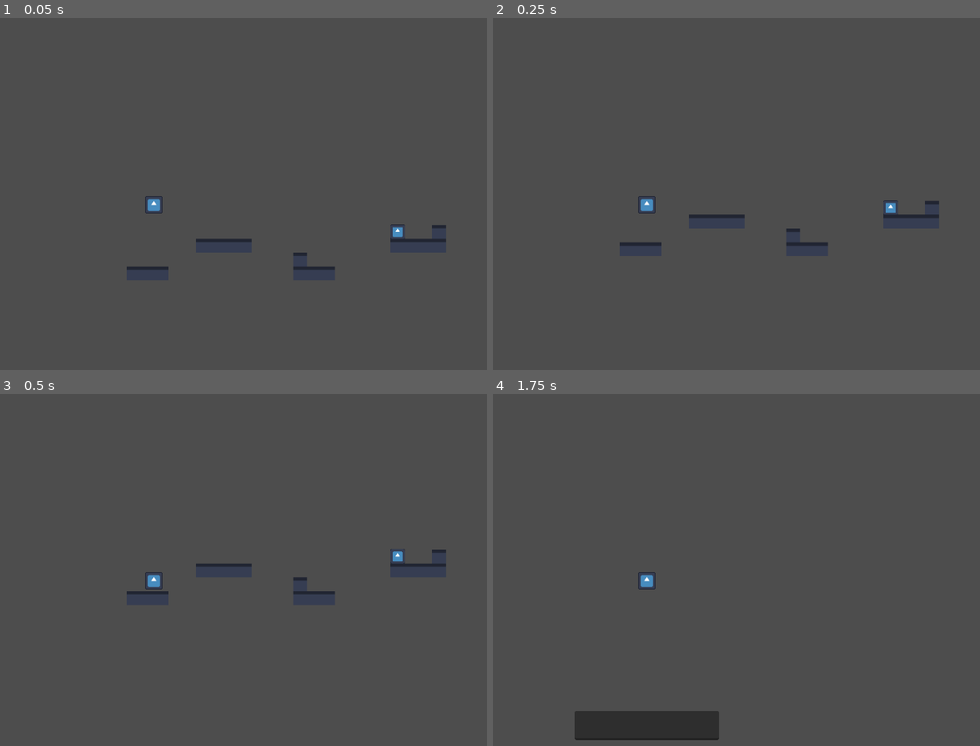
Above: before the commit, frames 1-4 (two rows, left to right).
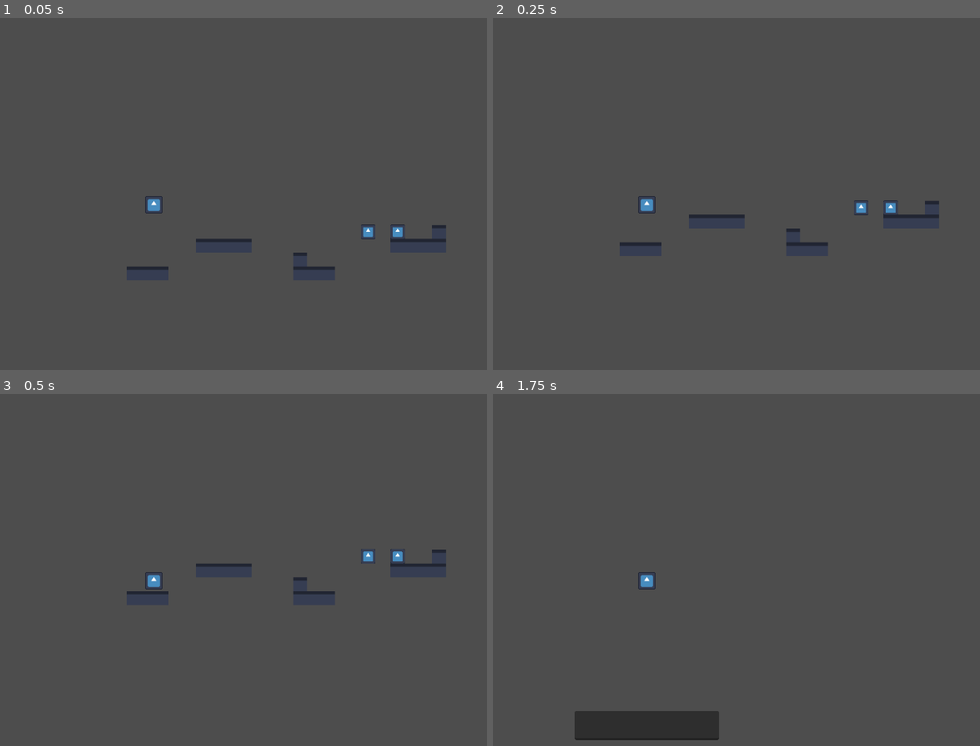
Above: after the commit, the same moments.

Repository: DamianGiannaccini/Hello-World-CUHackit
Game: Godot game, scene res://Main.tscn
Two runs of this game, one before a commit and one after it. Both use one fixed random seed, a clock stepped at 60 frames per second and the inputs below. The engine's default icon, where the game draws it, is replaced by a stand-in: a white triangle on a blue panel in a dark square.
Inputs:
- Up to frame 1 (0.05 s): no input
- Up to frame 2 (0.25 s): no input
- Up to frame 3 (0.5 s): no input
- Up to frame 4 (1.75 s): tap Enter (Enter) at 0.5, 0.6 s; hold D (Right) from 0.53 s (still down); tap W (Jump) at 0.77, 1.52 s; tap Tab (InputBar) at 1.35 s

The runs differ from the first frame. In frame 1, less than 0.1% of the frame differs, in the area x 74-78%, y 58-63%; in frame 2, less than 0.1%; in frame 3, less than 0.1%; in frame 4, nothing differs.

Commit message:
Enemy Attacks

Diff:
--- /dev/null
+++ b/cu-hackit-hello-world/Enemy.tscn
@@ -0,0 +1,24 @@
+[gd_scene format=3 uid="uid://dwahqofcrr4wv"]
+
+[ext_resource type="Script" uid="uid://655mhdsdpv58" path="res://EnemyController.gd" id="1_s7bn3"]
+[ext_resource type="Texture2D" uid="uid://bdsucn8y8bau5" path="res://icon.svg" id="2_2hac7"]
+
+[sub_resource type="RectangleShape2D" id="RectangleShape2D_e6d4v"]
+size = Vector2(14, 16)
+
+[node name="Enemy" type="CharacterBody2D" unique_id=1668142227 groups=["Enemy"]]
+script = ExtResource("1_s7bn3")
+projectile_speed = 400.0
+
+[node name="CollisionShape2D" type="CollisionShape2D" parent="." unique_id=1904750447]
+shape = SubResource("RectangleShape2D_e6d4v")
+
+[node name="Sprite2D" type="Sprite2D" parent="." unique_id=274914543]
+scale = Vector2(0.135, 0.135)
+texture = ExtResource("2_2hac7")
+
+[node name="Timer" type="Timer" parent="." unique_id=1290229955]
+wait_time = 5.0
+autostart = true
+
+[connection signal="timeout" from="Timer" to="." method="timer_timeout"]
--- /dev/null
+++ b/cu-hackit-hello-world/EnemyController.gd
@@ -0,0 +1,15 @@
+extends CharacterBody2D
+
+@export var target : Node2D
+@export var projectile_speed := 200.0
+
+var projectile = load("res://Projectile.tscn")
+
+func timer_timeout() -> void:
+	var dir = (target.global_position - global_position).normalized()
+	var new_projectile = projectile.instantiate()
+
+	new_projectile.position = global_position
+	new_projectile.velocity = dir * projectile_speed
+	new_projectile.projectile_owner = "Enemy"
+	get_parent().add_child(new_projectile)
--- a/cu-hackit-hello-world/Main.tscn
+++ b/cu-hackit-hello-world/Main.tscn
@@ -5,6 +5,7 @@
 [ext_resource type="Texture2D" uid="uid://bdsucn8y8bau5" path="res://icon.svg" id="2_r0du0"]
 [ext_resource type="PackedScene" uid="uid://b5nxf7a0gsuy5" path="res://player.tscn" id="3_r0du0"]
 [ext_resource type="PackedScene" uid="uid://c56nvvabrfccg" path="res://BreakableWall.tscn" id="4_fos0i"]
+[ext_resource type="PackedScene" uid="uid://dwahqofcrr4wv" path="res://Enemy.tscn" id="6_3dxm6"]
 
 [sub_resource type="TileSetAtlasSource" id="TileSetAtlasSource_cm0pq"]
 texture = ExtResource("2_r0du0")
@@ -100,4 +101,8 @@
 [node name="Player" parent="." unique_id=2026999712 instance=ExtResource("3_r0du0")]
 position = Vector2(46.999996, -71.99999)
 scale = Vector2(0.16000044, 0.16000044)
-projectile_speed = 400.0
+
+[node name="Enemy" parent="." unique_id=1668142227 node_paths=PackedStringArray("target") instance=ExtResource("6_3dxm6")]
+position = Vector2(294, -40)
+target = NodePath("../Player")
+projectile_speed = 200.0
--- a/cu-hackit-hello-world/Projectile.gd
+++ b/cu-hackit-hello-world/Projectile.gd
@@ -1,11 +1,17 @@
 extends CharacterBody2D
+
+var projectile_owner : String
 
 func _process(delta: float) -> void:
 	move_and_slide()
 
 
 func on_area_entered(body: Node2D) -> void:
-	if body.is_in_group("Damageable"):
+	if body.is_in_group("Enemy"):
+		if projectile_owner != "Enemy":
+			body.queue_free()
+			queue_free()
+	elif body.is_in_group("Damageable"):
 		body.queue_free()
 		queue_free()
 	elif body.is_in_group("Environment"):
--- a/cu-hackit-hello-world/project.godot
+++ b/cu-hackit-hello-world/project.godot
@@ -20,6 +20,7 @@
 Projectile=""
 Damageable=""
 Environment=""
+Enemy=""
 
 [input]
 
Not shown, added: cu-hackit-hello-world/EnemyController.gd.uid
